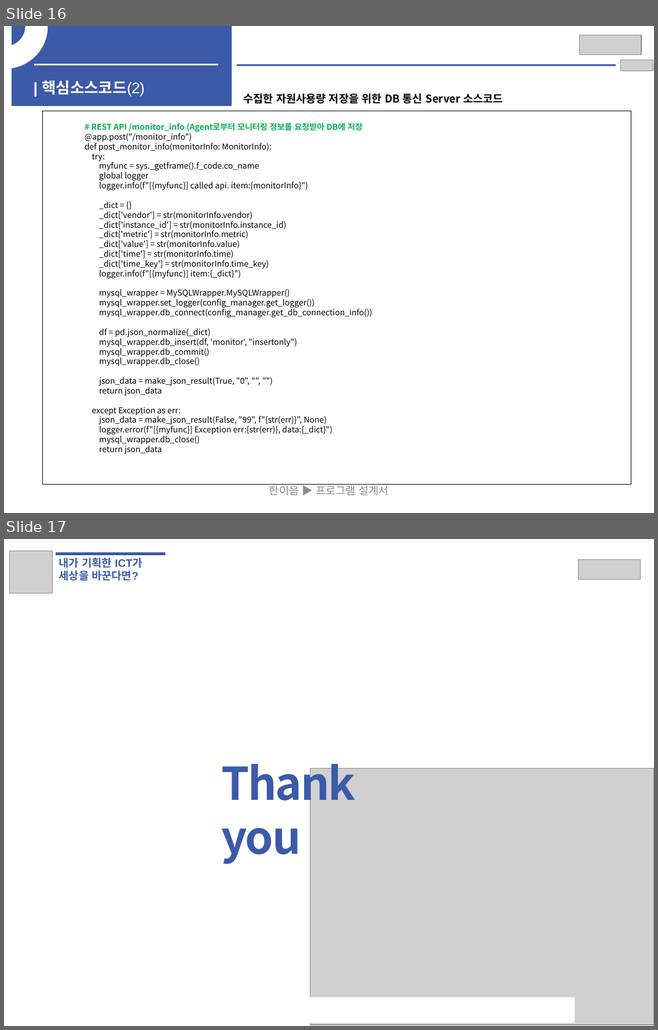
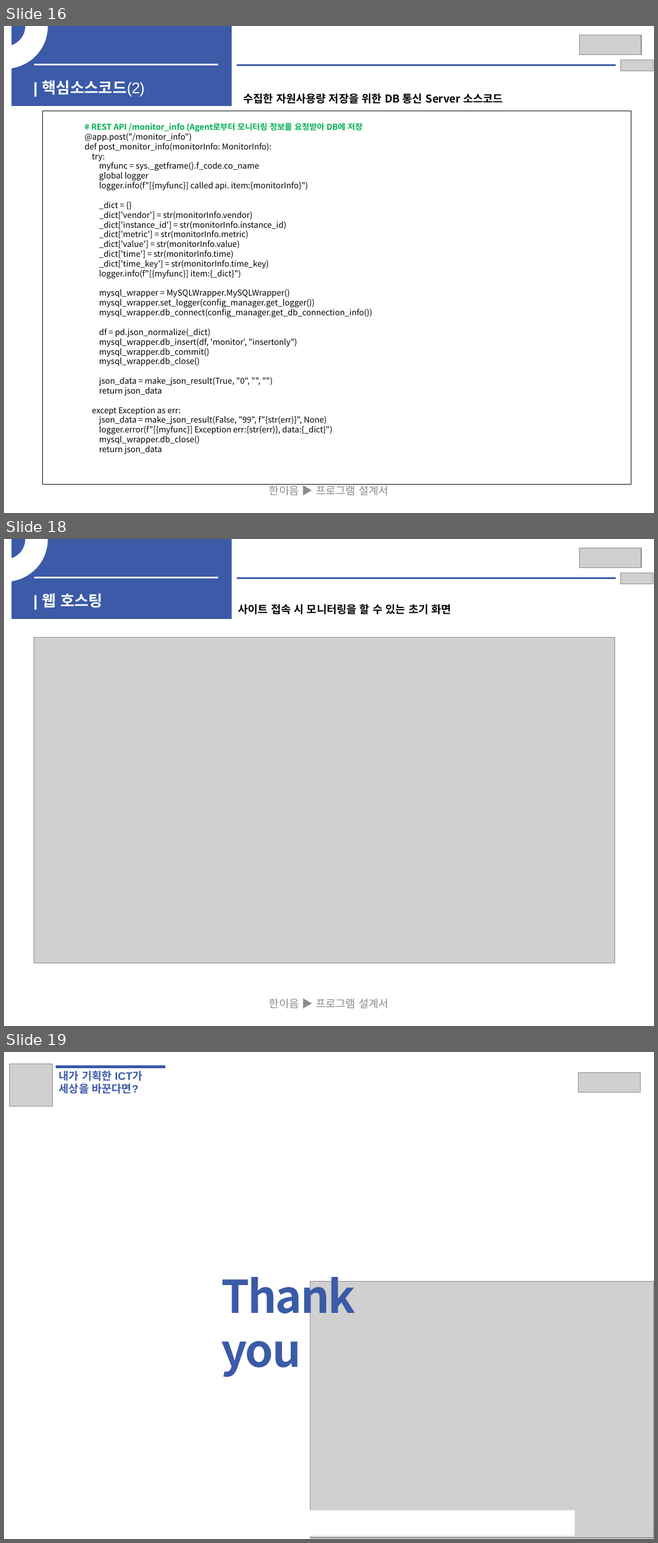
Before and after one commit to EOTAEGYU/Hanium_hy-cloud, a slide deck: 공모전 보고서/SW개발_HW제작설계서_응용소프트웨어(Hy-cloud).pptx. Shown one above the other, each under a label of ours: slides 16 and 17 before the commit, slides 16, 18 and 19 after it; the slides between them are not shown. The pictures are 658x1030 and 658x1543 pixels, drawn with LibreOffice and Linux fonts; fonts in the diff are those of the drawing; grey boxes stand for pictures. Boxes give left, top, right and bottom in pixels: in the first picture for what was removed or moved away, otherwise in the second. Text is boxed around its words. In the diff, an @@ line names an element or a change of style, - is before the commit and + after.

Commit message:
웹 호스팅 ppt 추가

```diff
--- a/공모전 보고서/SW개발_HW제작설계서_응용소프트웨어(Hy-cloud).pptx
+++ b/공모전 보고서/SW개발_HW제작설계서_응용소프트웨어(Hy-cloud).pptx
@@ slide 18 added at (4, 539, 654, 1026), background #FFFFFF @@
@@ arch (boxed as its full ring) added at (4, 539, 47, 581), fill #FFFFFF, outline #FFFFFF 2 pt @@
@@ rectangle added at (12, 539, 232, 619), fill #3B5AA8 @@
@@ picture added at (579, 548, 641, 568) @@
@@ picture added at (621, 573, 653, 584) @@
@@ line added from (34, 577) to (219, 577), #F2F2F2 2.25 pt @@
@@ line added from (237, 578) to (615, 578), #3B5AA8 2.25 pt @@
@@ text added at (42, 594, 103, 608), 17 pt, text #FFFFFF, bold @@
+| 웹 호스팅
@@ text added at (238, 604, 451, 614), 12 pt, text #000000, bold @@
+사이트 접속 시 모니터링을 할 수 있는 초기 화면
@@ picture added at (34, 638, 614, 964) @@
@@ text added at (269, 998, 388, 1009), 12 pt, text #8C8C8C @@
+한이음 ▶ 프로그램 설계서
@@ what was slide 17 is now slide 19 @@
```
Also in this commit, not shown: 1 other slide added.
